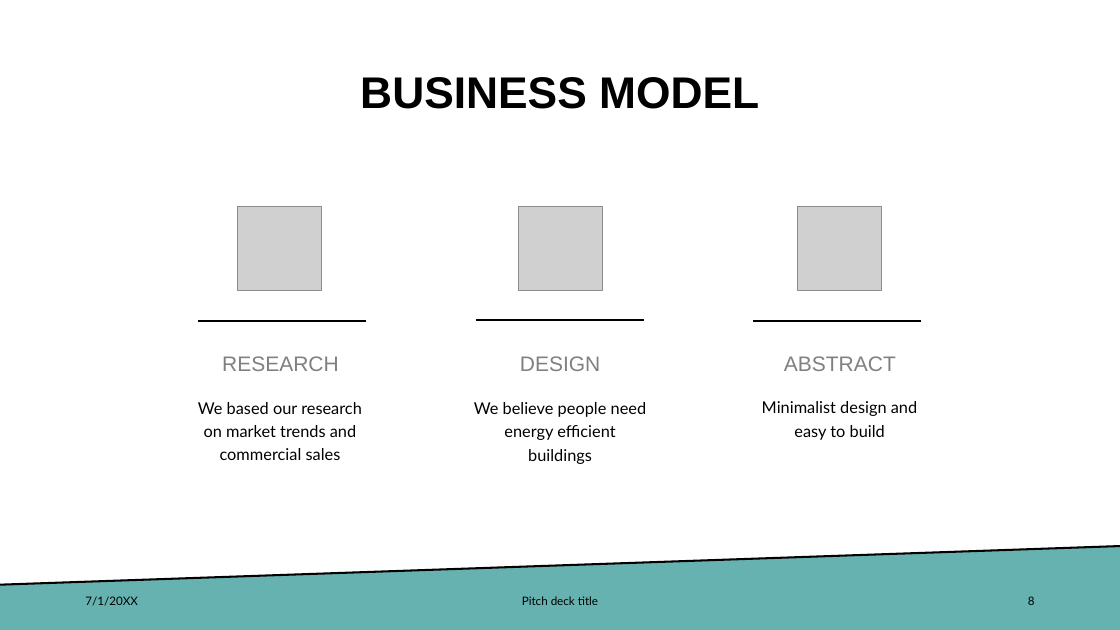
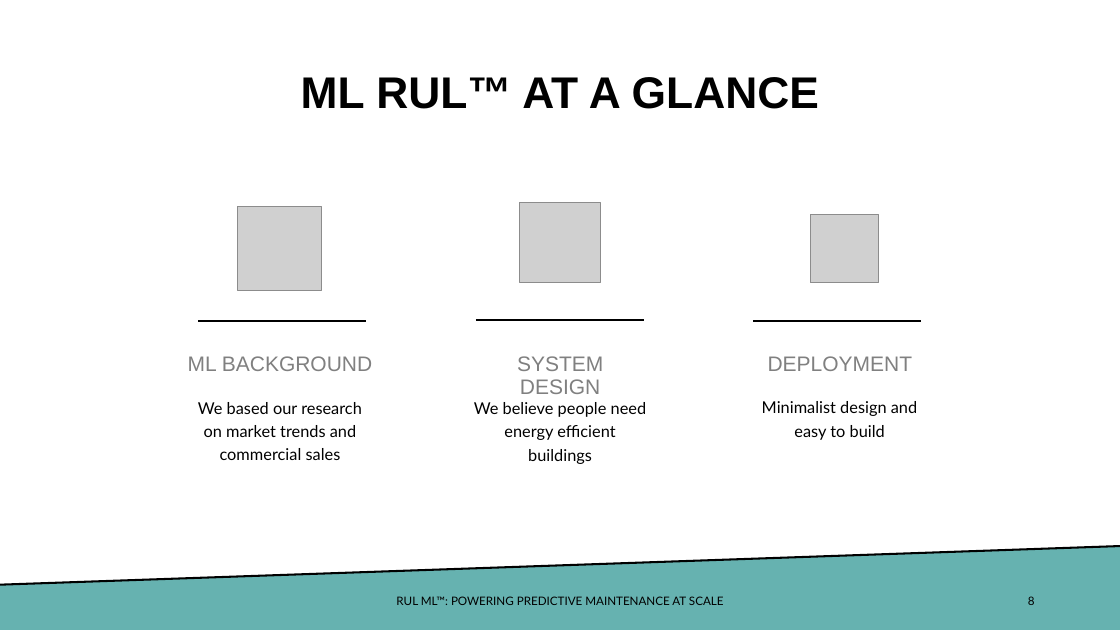
Before and after one commit to ddealwis09/Remaining_Useful_Life, a slide deck: slide 8 of docs/FourthBrain Capstone Demo Day Deck.pptx. Drawn at 1120x630 pixels with LibreOffice and Linux fonts; fonts in the diff are those of the drawing; grey boxes stand for pictures. Boxes give left, top, right and bottom in pixels: in the first picture for what was removed or moved away, otherwise in the second. Text is boxed around its words. In the diff, an @@ line names an element or a change of style, - is before the commit and + after.

```diff
--- a/docs/FourthBrain Capstone Demo Day Deck.pptx
+++ b/docs/FourthBrain Capstone Demo Day Deck.pptx
@@ title at [301, 77, 819, 109]: text changed @@
-BUSINESS MODEL
+ML RUL™ AT A GLANCE
@@ picture: place and size @@
-picture at [518, 207, 602, 291]
+picture at [520, 202, 600, 282]
@@ picture: place and size @@
-picture at [797, 207, 881, 291]
+picture at [810, 214, 879, 283]
@@ text at [188, 356, 372, 371]: text changed @@
-RESEARCH
+ML BACKGROUND
@@ text at [517, 356, 603, 394]: text changed @@
-DESIGN
+SYSTEM DESIGN
@@ text at [768, 356, 913, 371]: text changed @@
-ABSTRACT
+DEPLOYMENT
@@ text removed at [85, 596, 138, 606] @@
-7/1/20XX
@@ text at [396, 596, 724, 605]: text changed @@
-Pitch deck title
+RUL ML™: POWERING PREDICTIVE MAINTENANCE AT SCALE
```
Also in this commit, not shown: 12 other slides changed, 3 slides added, 7 slides removed, 1 other file.
